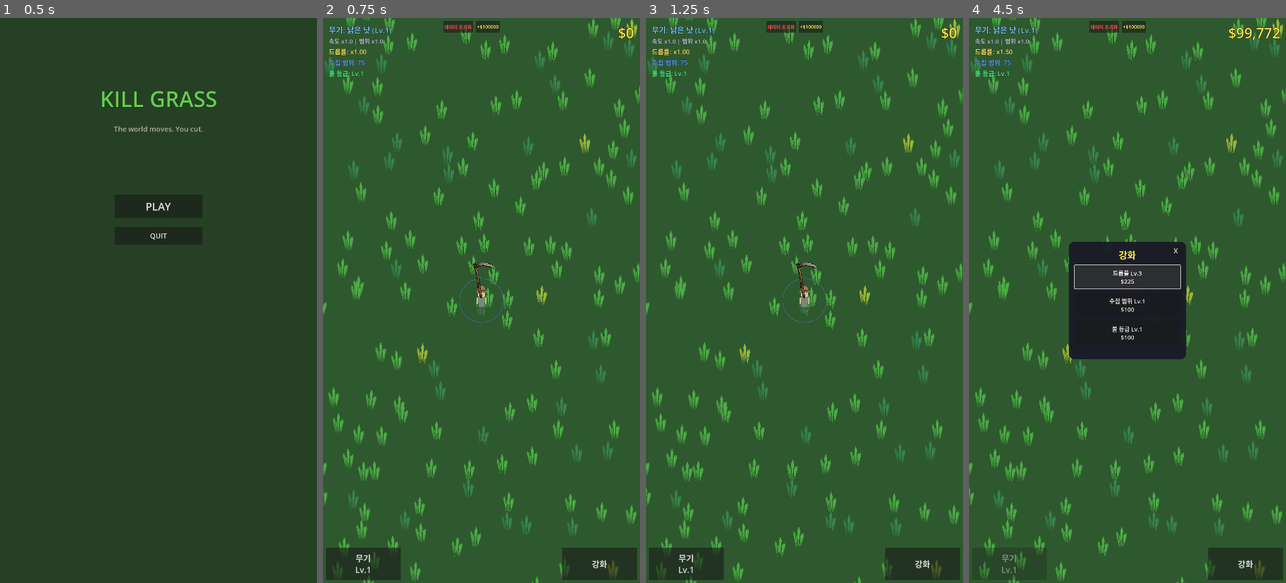
Above: before the commit, frames 1-4 (left to right).
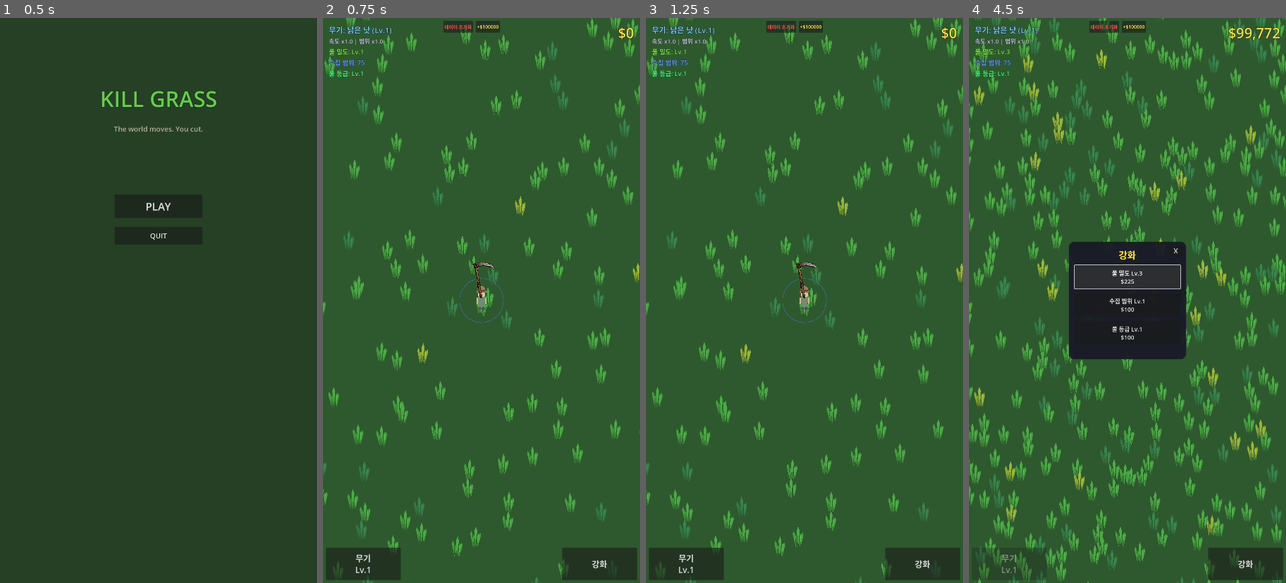
Above: after the commit, the same moments.

Repository: yellyB/game-kill_grass
Game: Godot game, scene res://scenes/ui/main_menu.tscn
The game is run twice, just before and just after one commit, with the same random seed, the same clock (stepped at 60 frames per second) and the same inputs.
Inputs (mouse positions are in pixels of both pictures, inside the frame that each line leads up to):
- Up to frame 1 (0.5 s): no input
- Up to frame 2 (0.75 s): click "PLAY" at 0.5 s
- Up to frame 3 (1.25 s): no input
- Up to frame 4 (4.5 s): click "데이터 초기화" at 1.25 s; click "강화" at 2 s; click "+$100000" at 2.75 s; click (1127, 277) at 3.5 s, where only the run before the commit has a clickable "드롭률 Lv.1 $100"; click (1127, 277) at 4.25 s, where only the run before the commit has a clickable "드롭률 Lv.2 $150"

Frame 1 is identical in both runs. In frame 2, 5.1% of the frame differs, in the area x 0-100%, y 0-100%; in frame 3, 5.4%; in frame 4, 12%.
Error after the commit: Invalid assignment of property or key 'upgrade_drop_rate' with value of type 'int' on a base object of type 'Node (game_manager.gd)'. (res://autoload/save_mana…

Commit message:
Replace drop rate upgrade with grass density upgrade
- Remove drop_rate upgrade from GameManager
- Add grass_density upgrade (max level 10)
- Level 10 makes grass grow very densely with minimal spacing
- Grass spawner now dynamically adjusts grass count and spacing
- Chunks reload when density upgrade is purchased
- Update HUD and upgrade panel to show grass density stats
- Remove drop multiplier from grass drop calculation

Co-Authored-By: Claude Opus 4.5 <noreply@anthropic.com>

Diff:
--- a/autoload/game_manager.gd
+++ b/autoload/game_manager.gd
@@ -4,7 +4,7 @@
 var money: int = 0
 
 # Upgrades
-var upgrade_drop_rate: int = 0
+var upgrade_grass_density: int = 0  # 풀 밀도 업그레이드 (0-10, 최대 레벨에서 빽빽하게)
 var upgrade_magnet_range: int = 0
 var upgrade_grass_quality: int = 0  # 풀 등급 업그레이드 (고급 풀 등장 확률 증가)
 
@@ -13,8 +13,12 @@
 const UPGRADE_COST_MULTIPLIER: float = 1.5
 
 # Game settings
-var base_drop_rate: float = 1.0
 var base_magnet_range: float = 75.0  # Half of original 150
+
+# Grass density settings
+const MAX_DENSITY_LEVEL: int = 10
+const BASE_GRASS_PER_CHUNK: int = 8
+const BASE_MIN_SPACING: float = 60.0
 
 # Grass data
 var grass_data_list: Array[GrassData] = []
@@ -89,8 +93,16 @@
 func get_grass_quality_level() -> int:
 	return upgrade_grass_quality
 
-func get_drop_multiplier() -> float:
-	return base_drop_rate * (1.0 + upgrade_drop_rate * 0.25)
+func get_grass_per_chunk() -> int:
+	# Level 0: 8, Level 10: 80 (very dense)
+	return int(BASE_GRASS_PER_CHUNK * (1.0 + upgrade_grass_density * 0.9))
+
+func get_grass_min_spacing() -> float:
+	# Level 0: 60, Level 10: 12 (almost no space between grass)
+	return BASE_MIN_SPACING / (1.0 + upgrade_grass_density * 0.4)
+
+func get_grass_density_level() -> int:
+	return upgrade_grass_density
 
 func get_magnet_range() -> float:
 	return base_magnet_range * (1.0 + upgrade_magnet_range * 0.3)  # 30% increase per level
@@ -100,15 +112,21 @@
 
 func purchase_upgrade(upgrade_type: String) -> bool:
 	var current_level: int
+	var max_level: int = -1  # -1 means no max
 	match upgrade_type:
-		"drop_rate":
-			current_level = upgrade_drop_rate
+		"grass_density":
+			current_level = upgrade_grass_density
+			max_level = MAX_DENSITY_LEVEL
 		"magnet_range":
 			current_level = upgrade_magnet_range
 		"grass_quality":
 			current_level = upgrade_grass_quality
 		_:
 			return false
+
+	# Check max level
+	if max_level >= 0 and current_level >= max_level:
+		return false
 
 	var cost = get_upgrade_cost(current_level)
 	if money < cost:
@@ -118,8 +136,8 @@
 	money_changed.emit(money)
 
 	match upgrade_type:
-		"drop_rate":
-			upgrade_drop_rate += 1
+		"grass_density":
+			upgrade_grass_density += 1
 		"magnet_range":
 			upgrade_magnet_range += 1
 		"grass_quality":
@@ -131,14 +149,14 @@
 func get_save_data() -> Dictionary:
 	return {
 		"money": money,
-		"upgrade_drop_rate": upgrade_drop_rate,
+		"upgrade_grass_density": upgrade_grass_density,
 		"upgrade_magnet_range": upgrade_magnet_range,
 		"upgrade_grass_quality": upgrade_grass_quality
 	}
 
 func load_save_data(data: Dictionary) -> void:
 	money = data.get("money", 0)
-	upgrade_drop_rate = data.get("upgrade_drop_rate", 0)
+	upgrade_grass_density = data.get("upgrade_grass_density", 0)
 	upgrade_magnet_range = data.get("upgrade_magnet_range", 0)
 	upgrade_grass_quality = data.get("upgrade_grass_quality", 0)
 	money_changed.emit(money)
--- a/autoload/session_manager.gd
+++ b/autoload/session_manager.gd
@@ -7,34 +7,34 @@
 var is_session_active: bool = false
 
 func _ready() -> void:
-	process_mode = Node.PROCESS_MODE_ALWAYS
+  process_mode = Node.PROCESS_MODE_ALWAYS
 
 func _notification(what: int) -> void:
-	if what == NOTIFICATION_WM_CLOSE_REQUEST:
-		end_session()
-		get_tree().quit()
+  if what == NOTIFICATION_WM_CLOSE_REQUEST:
+    end_session()
+    get_tree().quit()
 
 func start_session() -> void:
-	if is_session_active:
-		return
+  if is_session_active:
+    return
 
-	is_session_active = true
-	GameManager.reset_session_data()
-	session_started.emit()
+  is_session_active = true
+  GameManager.reset_session_data()
+  session_started.emit()
 
 func end_session() -> void:
-	if not is_session_active:
-		return
+  if not is_session_active:
+    return
 
-	session_ending.emit()
-	SaveManager.save_game()
-	is_session_active = false
-	session_ended.emit()
+  session_ending.emit()
+  SaveManager.save_game()
+  is_session_active = false
+  session_ended.emit()
 
 func quit_to_menu() -> void:
-	end_session()
-	get_tree().change_scene_to_file("res://scenes/ui/main_menu.tscn")
+  end_session()
+  get_tree().change_scene_to_file("res://scenes/ui/main_menu.tscn")
 
 func quit_game() -> void:
-	end_session()
-	get_tree().quit()
+  end_session()
+  get_tree().quit()
--- a/scenes/ui/hud.tscn
+++ b/scenes/ui/hud.tscn
@@ -53,13 +53,13 @@
 theme_override_font_sizes/font_size = 20
 text = "속도 x1.0 | 범위 x1.0"
 
-[node name="DropRateLabel" type="Label" parent="StatsContainer"]
+[node name="GrassDensityLabel" type="Label" parent="StatsContainer"]
 layout_mode = 2
-theme_override_colors/font_color = Color(1, 0.9, 0.4, 1)
+theme_override_colors/font_color = Color(0.5, 0.9, 0.3, 1)
 theme_override_colors/font_outline_color = Color(0, 0, 0, 1)
 theme_override_constants/outline_size = 2
 theme_override_font_sizes/font_size = 22
-text = "드롭률: x1.00"
+text = "풀 밀도: Lv.1"
 
 [node name="MagnetRangeLabel" type="Label" parent="StatsContainer"]
 layout_mode = 2
--- a/scenes/ui/upgrade_panel.tscn
+++ b/scenes/ui/upgrade_panel.tscn
@@ -72,11 +72,11 @@
 offset_bottom = 380.0
 theme_override_constants/separation = 15
 
-[node name="DropRateBtn" type="Button" parent="Control/Panel/VBoxContainer"]
+[node name="GrassDensityBtn" type="Button" parent="Control/Panel/VBoxContainer"]
 custom_minimum_size = Vector2(0, 80)
 layout_mode = 2
 theme_override_font_sizes/font_size = 20
-text = "드롭률 Lv.1
+text = "풀 밀도 Lv.1
 $100"
 
 [node name="MagnetRangeBtn" type="Button" parent="Control/Panel/VBoxContainer"]
--- a/scripts/grass.gd
+++ b/scripts/grass.gd
@@ -94,17 +94,14 @@
 	regen_timer.start()
 
 func calculate_drop() -> int:
-	var drop_multiplier = GameManager.get_drop_multiplier()
-
 	if grass_data:
 		if randf() > grass_data.drop_chance:
 			return 0
-		var base_value = randi_range(grass_data.min_drop_value, grass_data.max_drop_value)
-		return int(base_value * drop_multiplier)
+		return randi_range(grass_data.min_drop_value, grass_data.max_drop_value)
 	else:
 		if randf() > 0.8:
 			return 0
-		return int(randi_range(1, 5) * drop_multiplier)
+		return randi_range(1, 5)
 
 func spawn_coin(value: int) -> void:
 	var coin = CoinScene.instantiate()
--- a/scripts/grass_spawner.gd
+++ b/scripts/grass_spawner.gd
@@ -3,20 +3,26 @@
 @export var grass_scene: PackedScene
 @export var chunk_size: float = 400.0  # Size of each chunk
 @export var render_distance: int = 3    # How many chunks to render around player
-@export var grass_per_chunk: int = 8    # Grass count per chunk
-@export var min_spacing: float = 60.0
 
 var loaded_chunks: Dictionary = {}  # Key: Vector2i (chunk coord), Value: Array of grass nodes
 var player: Node2D = null
+var current_density_level: int = -1  # Track density level to reload chunks on change
 
 func _ready() -> void:
 	# Find player after scene is ready
 	call_deferred("find_player")
+	GameManager.upgrade_purchased.connect(_on_upgrade_purchased)
 
 func find_player() -> void:
 	player = get_tree().get_first_node_in_group("player")
 	if player:
+		current_density_level = GameManager.get_grass_density_level()
 		update_chunks()
+
+func _on_upgrade_purchased(upgrade_type: String, _level: int) -> void:
+	if upgrade_type == "grass_density":
+		# Reload all chunks with new density
+		reload_all_chunks()
 
 func _process(_delta: float) -> void:
 	if player:
@@ -71,8 +77,12 @@
 	var rng = RandomNumberGenerator.new()
 	rng.seed = hash(chunk_coord)
 
-	for i in grass_per_chunk:
-		var pos = get_random_position_in_chunk(chunk_origin, spawned_positions, rng)
+	# Get density settings from GameManager
+	var grass_count = GameManager.get_grass_per_chunk()
+	var min_spacing = GameManager.get_grass_min_spacing()
+
+	for i in grass_count:
+		var pos = get_random_position_in_chunk(chunk_origin, spawned_positions, rng, min_spacing)
 		if pos != Vector2.INF:
 			var grass = spawn_grass_at(pos, rng)
 			if grass:
@@ -92,8 +102,8 @@
 
 	loaded_chunks.erase(chunk_coord)
 
-func get_random_position_in_chunk(chunk_origin: Vector2, existing: Array[Vector2], rng: RandomNumberGenerator) -> Vector2:
-	var max_attempts = 20
+func get_random_position_in_chunk(chunk_origin: Vector2, existing: Array[Vector2], rng: RandomNumberGenerator, min_spacing: float) -> Vector2:
+	var max_attempts = 30  # More attempts for denser grass
 
 	for _attempt in max_attempts:
 		var pos = Vector2(
@@ -112,6 +122,18 @@
 
 	return Vector2.INF
 
+func reload_all_chunks() -> void:
+	# Unload all chunks
+	var all_coords = loaded_chunks.keys().duplicate()
+	for chunk_coord in all_coords:
+		unload_chunk(chunk_coord)
+
+	# Update density level
+	current_density_level = GameManager.get_grass_density_level()
+
+	# Reload chunks around player
+	update_chunks()
+
 func spawn_grass_at(pos: Vector2, _rng: RandomNumberGenerator) -> Node:
 	if not grass_scene:
 		return null
--- a/scripts/hud.gd
+++ b/scripts/hud.gd
@@ -5,7 +5,7 @@
 # Stats labels
 @onready var weapon_label: Label = $StatsContainer/WeaponLabel
 @onready var weapon_stats_label: Label = $StatsContainer/WeaponStatsLabel
-@onready var drop_rate_label: Label = $StatsContainer/DropRateLabel
+@onready var grass_density_label: Label = $StatsContainer/GrassDensityLabel
 @onready var magnet_range_label: Label = $StatsContainer/MagnetRangeLabel
 @onready var grass_quality_label: Label = $StatsContainer/GrassQualityLabel
 
@@ -88,11 +88,14 @@
   weapon_stats_label.text = "속도 x%.1f | 범위 x%.1f" % [weapon_speed, weapon_range]
 
   # Upgrade stats
-  var drop_mult = GameManager.get_drop_multiplier()
+  var grass_density = GameManager.get_grass_density_level()
   var magnet_range = GameManager.get_magnet_range()
   var grass_quality = GameManager.get_grass_quality_level()
 
-  drop_rate_label.text = "드롭률: x%.2f" % drop_mult
+  if grass_density >= GameManager.MAX_DENSITY_LEVEL:
+    grass_density_label.text = "풀 밀도: Lv.%d (MAX)" % (grass_density + 1)
+  else:
+    grass_density_label.text = "풀 밀도: Lv.%d" % (grass_density + 1)
   magnet_range_label.text = "수집 범위: %.0f" % magnet_range
   grass_quality_label.text = "풀 등급: Lv.%d" % (grass_quality + 1)
 
--- a/scripts/upgrade_panel.gd
+++ b/scripts/upgrade_panel.gd
@@ -4,7 +4,7 @@
 signal panel_closed
 
 @onready var panel: Panel = $Panel
-@onready var drop_rate_btn: Button = $Panel/VBoxContainer/DropRateBtn
+@onready var grass_density_btn: Button = $Panel/VBoxContainer/GrassDensityBtn
 @onready var magnet_range_btn: Button = $Panel/VBoxContainer/MagnetRangeBtn
 @onready var grass_quality_btn: Button = $Panel/VBoxContainer/GrassQualityBtn
 @onready var close_btn: Button = $Panel/CloseBtn
@@ -16,7 +16,7 @@
 	panel.visible = false
 	toggle_btn.pressed.connect(_on_toggle_pressed)
 	close_btn.pressed.connect(_on_close_pressed)
-	drop_rate_btn.pressed.connect(_on_drop_rate_pressed)
+	grass_density_btn.pressed.connect(_on_grass_density_pressed)
 	magnet_range_btn.pressed.connect(_on_magnet_range_pressed)
 	grass_quality_btn.pressed.connect(_on_grass_quality_pressed)
 
@@ -45,8 +45,8 @@
 func _on_other_panel_closed() -> void:
 	toggle_btn.disabled = false
 
-func _on_drop_rate_pressed() -> void:
-	GameManager.purchase_upgrade("drop_rate")
+func _on_grass_density_pressed() -> void:
+	GameManager.purchase_upgrade("grass_density")
 
 func _on_magnet_range_pressed() -> void:
 	GameManager.purchase_upgrade("magnet_range")
@@ -62,14 +62,21 @@
 	update_button_texts()
 
 func update_button_texts() -> void:
-	var drop_cost = GameManager.get_upgrade_cost(GameManager.upgrade_drop_rate)
+	var density_level = GameManager.upgrade_grass_density
+	var density_cost = GameManager.get_upgrade_cost(density_level)
 	var magnet_cost = GameManager.get_upgrade_cost(GameManager.upgrade_magnet_range)
 	var quality_cost = GameManager.get_upgrade_cost(GameManager.upgrade_grass_quality)
 
-	drop_rate_btn.text = "드롭률 Lv.%d\n$%d" % [GameManager.upgrade_drop_rate + 1, drop_cost]
+	# Grass density has max level of 10
+	if density_level >= GameManager.MAX_DENSITY_LEVEL:
+		grass_density_btn.text = "풀 밀도 Lv.%d\nMAX" % (density_level + 1)
+		grass_density_btn.disabled = true
+	else:
+		grass_density_btn.text = "풀 밀도 Lv.%d\n$%d" % [density_level + 1, density_cost]
+		grass_density_btn.disabled = GameManager.money < density_cost
+
 	magnet_range_btn.text = "수집 범위 Lv.%d\n$%d" % [GameManager.upgrade_magnet_range + 1, magnet_cost]
 	grass_quality_btn.text = "풀 등급 Lv.%d\n$%d" % [GameManager.upgrade_grass_quality + 1, quality_cost]
 
-	drop_rate_btn.disabled = GameManager.money < drop_cost
 	magnet_range_btn.disabled = GameManager.money < magnet_cost
 	grass_quality_btn.disabled = GameManager.money < quality_cost
